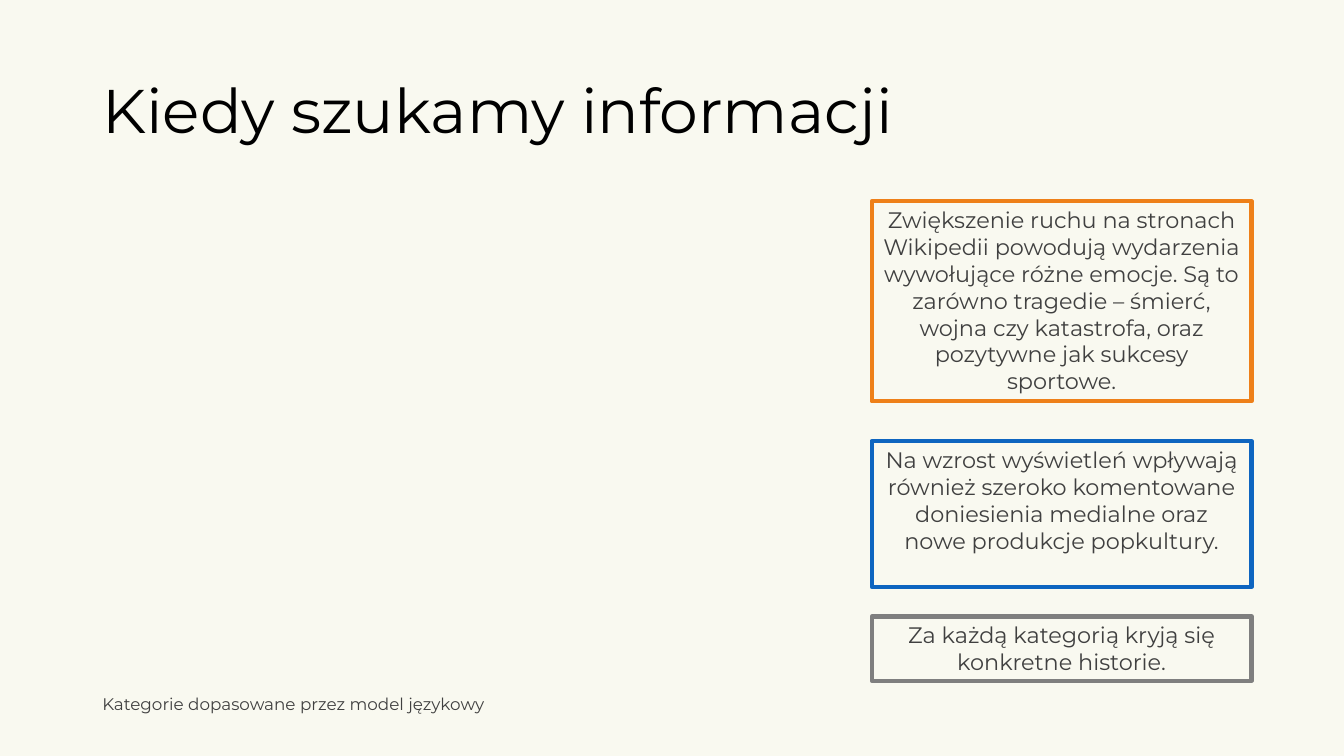
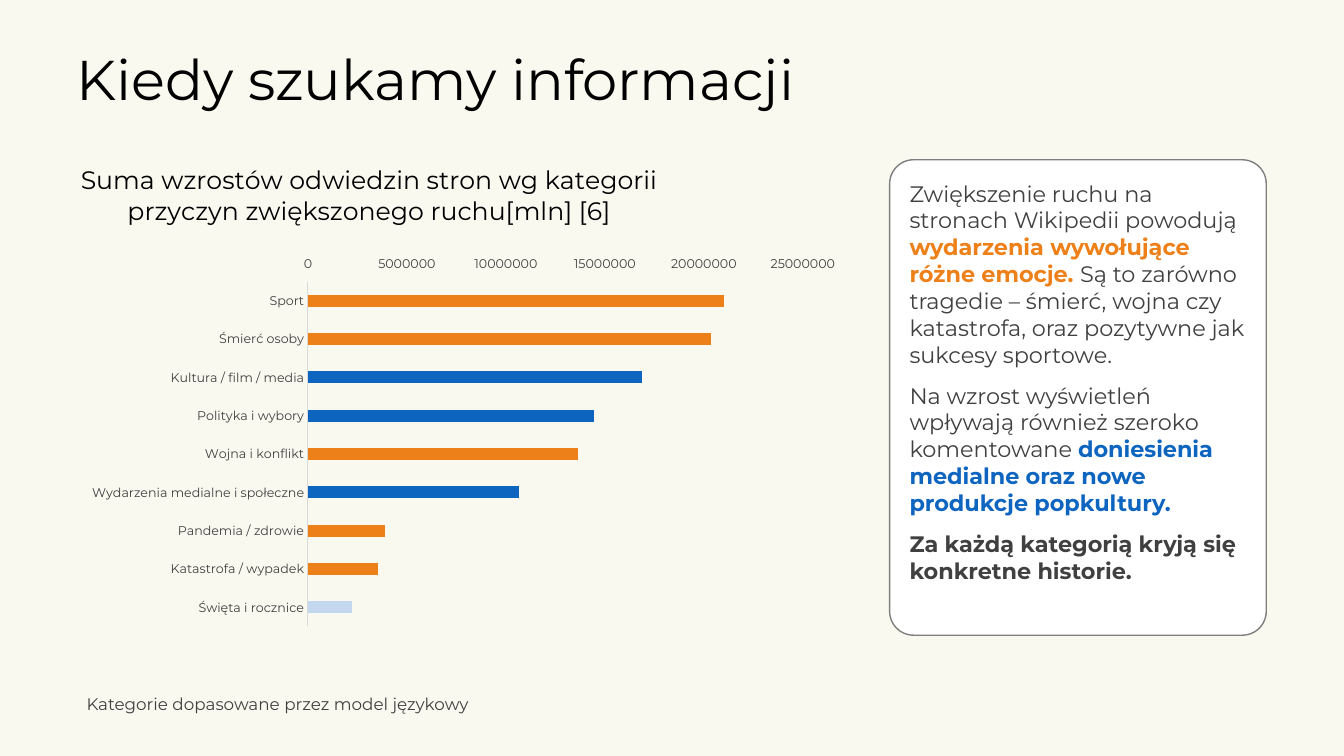
Before and after one commit to kotlarekm/BI_NGO_Wikipedia, a slide deck: slide 4 of storytelling/Wikipedia_25_Marcinos.pptx. Drawn at 1344x756 pixels with LibreOffice and Linux fonts; fonts in the diff are those of the drawing; background and template pictures are left out. Boxes give left, top, right and bottom in pixels: in the first picture for what was removed or moved away, otherwise in the second. Text is boxed around its words. In the diff, an @@ line names an element or a change of style, - is before the commit and + after.

```diff
--- a/storytelling/Wikipedia_25_Marcinos.pptx
+++ b/storytelling/Wikipedia_25_Marcinos.pptx
@@ title "Kiedy szukamy informacji": place and size @@
-title "Kiedy szukamy informacji" at bbox=[102, 87, 892, 146]
+title "Kiedy szukamy informacji" at bbox=[77, 58, 794, 111]
@@ title "Kiedy szukamy informacji" at bbox=[77, 58, 794, 111]: size 44 to 40 pt @@
@@ bar chart added at bbox=[77, 160, 851, 636] @@
+title "Suma wzrostów odwiedzin stron wg kategorii przyczyn zwiększonego ruchu[mln] [6] "
+categories: Święta i rocznice, Katastrofa / wypadek, Pandemia / zdrowie, Wydarzenia medialne i społeczne, Wojna i konflikt, Polityka i wybory, Kultura / film / media, Śmierć osoby, Sport
+Series 1: 2200000, 3500000, 3900000, 10700000, 13700000, 14400000, 16900000, 20300000, 21000000
@@ text "Zwiększenie ruchu na stronach Wikipedii ...": place and size @@
-text "Zwiększenie ruchu na stronach Wikipedii ..." at bbox=[872, 202, 1252, 402]
+text "Zwiększenie ruchu na stronach Wikipedii ..." at bbox=[910, 185, 1245, 579]
@@ text "Zwiększenie ruchu na stronach Wikipedii ..." at bbox=[910, 185, 1245, 579]: outline #EE8019 3 pt to none @@
@@ rounded rectangle added at bbox=[890, 160, 1267, 636], fill #FFFFFF, outline #7F7F7F 1 pt @@
@@ text at bbox=[910, 185, 1245, 368]: text colour #404040 to #EE8019, bold on in "wydarzenia wywołujące różne emocje."; alignment centre to left; more space between paragraphs @@
@@ text at bbox=[910, 387, 1236, 579]: paragraphs added @@
+Na wzrost wyświetleń wpływają również szeroko komentowane doniesienia medialne oraz nowe produkcje popkultury.
+Za każdą kategorią kryją się konkretne historie.
@@ rectangle removed at bbox=[872, 442, 1252, 588] @@
-Na wzrost wyświetleń wpływają również szeroko komentowane doniesienia medialne oraz nowe produkcje popkultury.
@@ rectangle removed at bbox=[872, 617, 1252, 682] @@
-Za każdą kategorią kryją się konkretne historie.
@@ text "Kategorie dopasowane przez model językowy": place and size @@
-text "Kategorie dopasowane przez model językowy" at bbox=[102, 697, 484, 714]
+text "Kategorie dopasowane przez model językowy" at bbox=[87, 697, 469, 714]
```
Also in this commit, not shown: 10 other slides changed, 2 other files.
